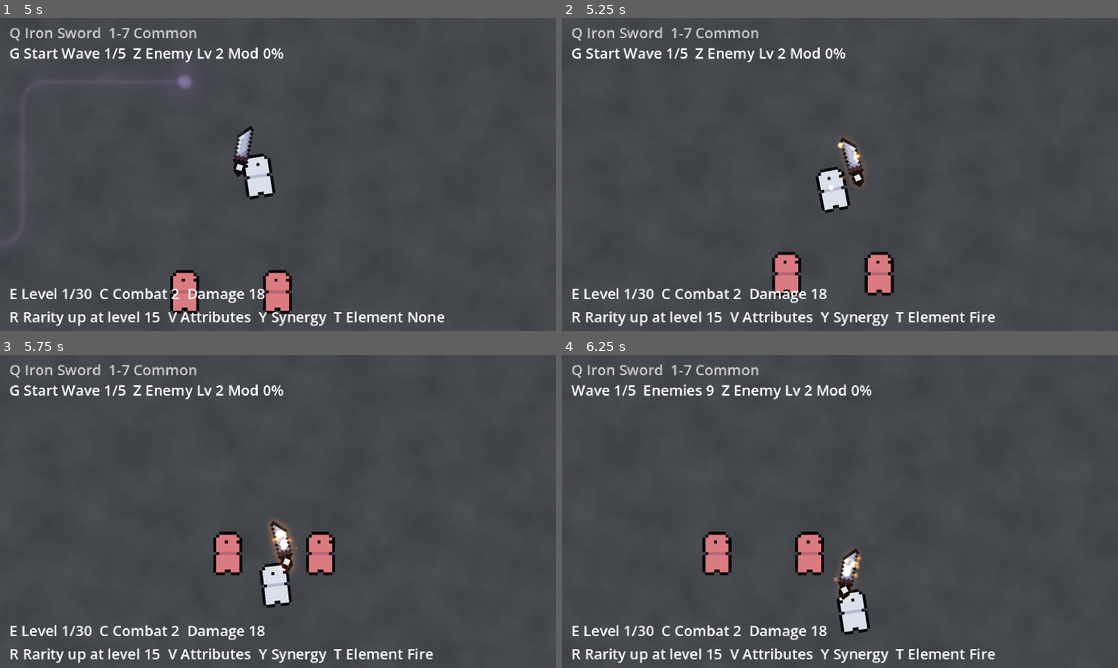
Above: before the commit, frames 1-4 (two rows, left to right).
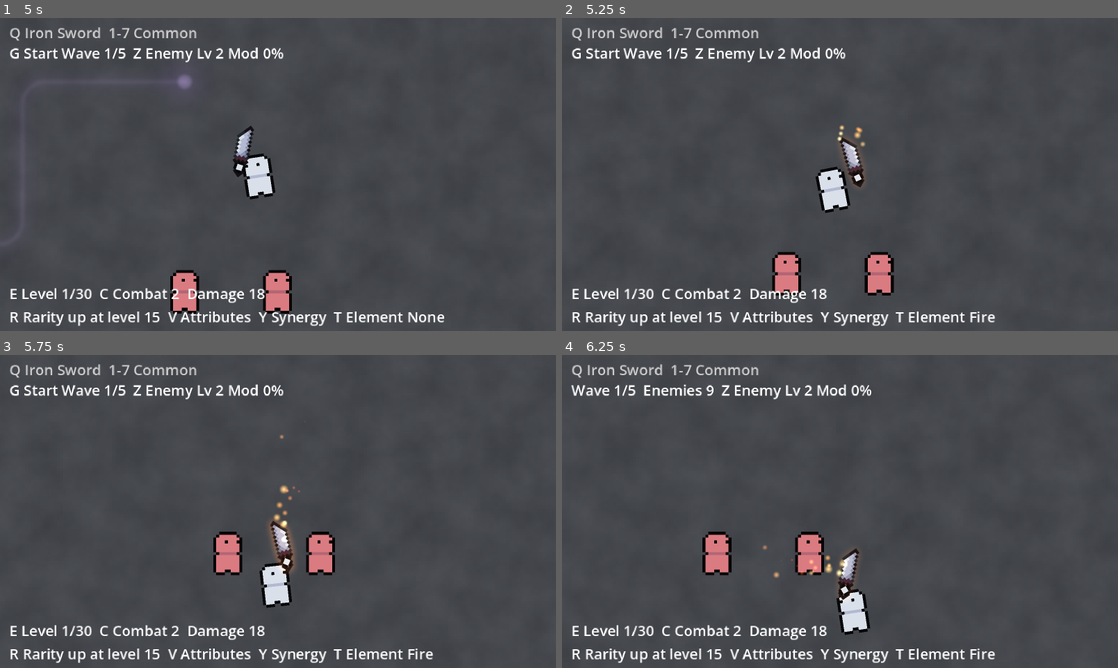
Above: after the commit, the same moments.

Repository: megalodooon/crystal-protectors
Game: Godot game, scene res://test.tscn
Two runs of this game, one before a commit and one after it. Both use one fixed random seed, a clock stepped at 60 frames per second and the inputs below.
Inputs (mouse positions are in pixels of both pictures, inside the frame that each line leads up to):
- Up to frame 1 (5 s): tap Enter at 0.5 s; move the mouse to (400, 158) at 0.52 s; press the mouse at (400, 158) at 0.53 s; hold D (right) 0.53-1.28 s; move the mouse to (166, 190) at 1.27 s; release the mouse at (166, 190) at 1.28 s; hold S (down) 1.28-2.03 s; tap Q at 1.35 s; move the mouse to (333, 105) at 2.02 s; hold D (right) 2.03-2.78 s; tap E at 2.1 s; move the mouse to (250, 237) at 2.77 s; hold W (up) 2.78-3.53 s; tap R at 2.85 s; move the mouse to (444, 221) at 3.52 s; hold A (left) from 3.53 s (still down); tap C at 3.6 s; move the mouse to (111, 127) at 4.27 s; tap Z at 4.35 s
- Up to frame 2 (5.25 s): move the mouse to (867, 174) at 5.02 s; release A (left) at 5.03 s; hold S (down) from 5.03 s (still down); tap T at 5.1 s
- Up to frame 3 (5.75 s): keep holding S (down)
- Up to frame 4 (6.25 s): move the mouse to (756, 433) at 5.77 s; release S (down) at 5.78 s; hold D (right) from 5.78 s (still down); tap G at 5.85 s

Frame 1 is identical in both runs. In frame 2, 0.2% of the frame differs, in the area x 47-55%, y 34-56%; in frame 3, 0.2%; in frame 4, 0.3%, in the area x 36-54%, y 41-73%.

Commit message:
Weapon aura and enchant particles back in world space (no longer follow the player)
Co-Authored-By: Claude Opus 5 <noreply@anthropic.com>

Diff:
--- a/godot/weapons/auras/weapon_aura.gd
+++ b/godot/weapons/auras/weapon_aura.gd
@@ -4,35 +4,13 @@
 
 var texture : Texture2D
 var points : PackedVector2Array
-var space : Node2D
-var particles : Array[CPUParticles2D] = []
 
 #------------------------#
 
 func _ready() -> void:
-	process_physics_priority = 100
 	for child in get_children():
 		if child is Sprite2D:
 			child.texture = texture
 		elif child is CPUParticles2D and not points.is_empty():
-			particles.append(child)
-	for emitter in particles:
-		if space:
-			emitter.top_level = true
-			emitter.local_coords = true
-		emitter.emission_points = points
-		emitter.emitting = true
-	update_particles()
-	for emitter in particles:
-		emitter.reset_physics_interpolation()
-
-func _physics_process(_delta : float) -> void:
-	update_particles()
-
-func update_particles() -> void:
-	if not is_instance_valid(space):
-		return
-	var spacePoints : PackedVector2Array = space.global_transform.affine_inverse() * global_transform * points
-	for emitter in particles:
-		emitter.global_position = space.global_position
-		emitter.emission_points = spacePoints
+			child.emission_points = points
+			child.emitting = true
--- a/godot/weapons/base/weapon.gd
+++ b/godot/weapons/base/weapon.gd
@@ -85,7 +85,6 @@
 	enchant.color = rarity.color
 	enchant.texture = sprite.texture
 	enchant.points = get_pixel_points(sprite.texture)
-	enchant.space = wielder
 	sprite.add_child(enchant)
 
 func get_sprite() -> Sprite2D:
@@ -255,7 +254,6 @@
 	var aura : WeaponAuraClass = scene.instantiate()
 	aura.texture = sprite.texture
 	aura.points = get_pixel_points(sprite.texture, true)
-	aura.space = wielder
 	sprite.add_child(aura)
 
 func get_visual_holder() -> Node2D:
Not shown, changed: HANDOUT.txt
